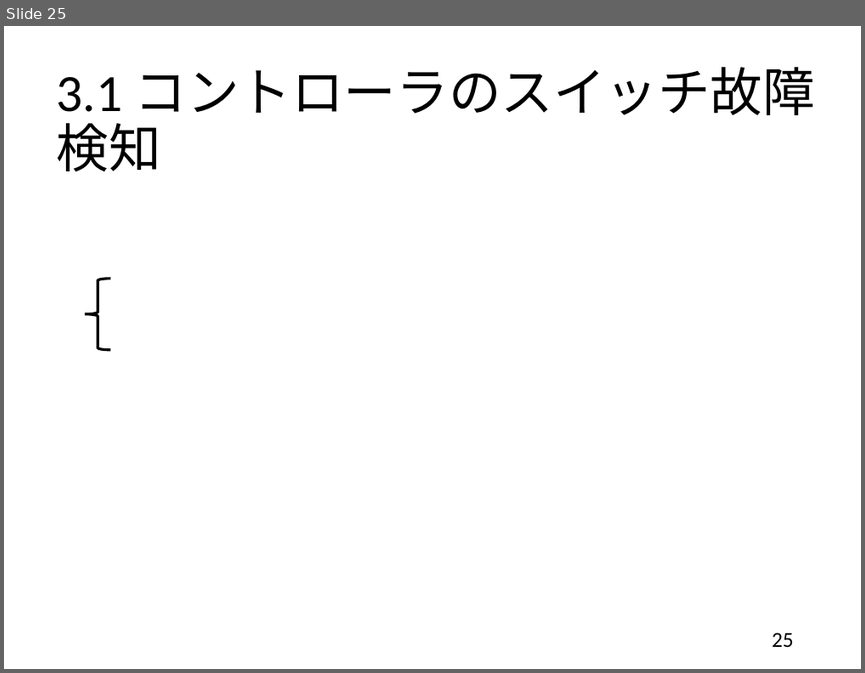
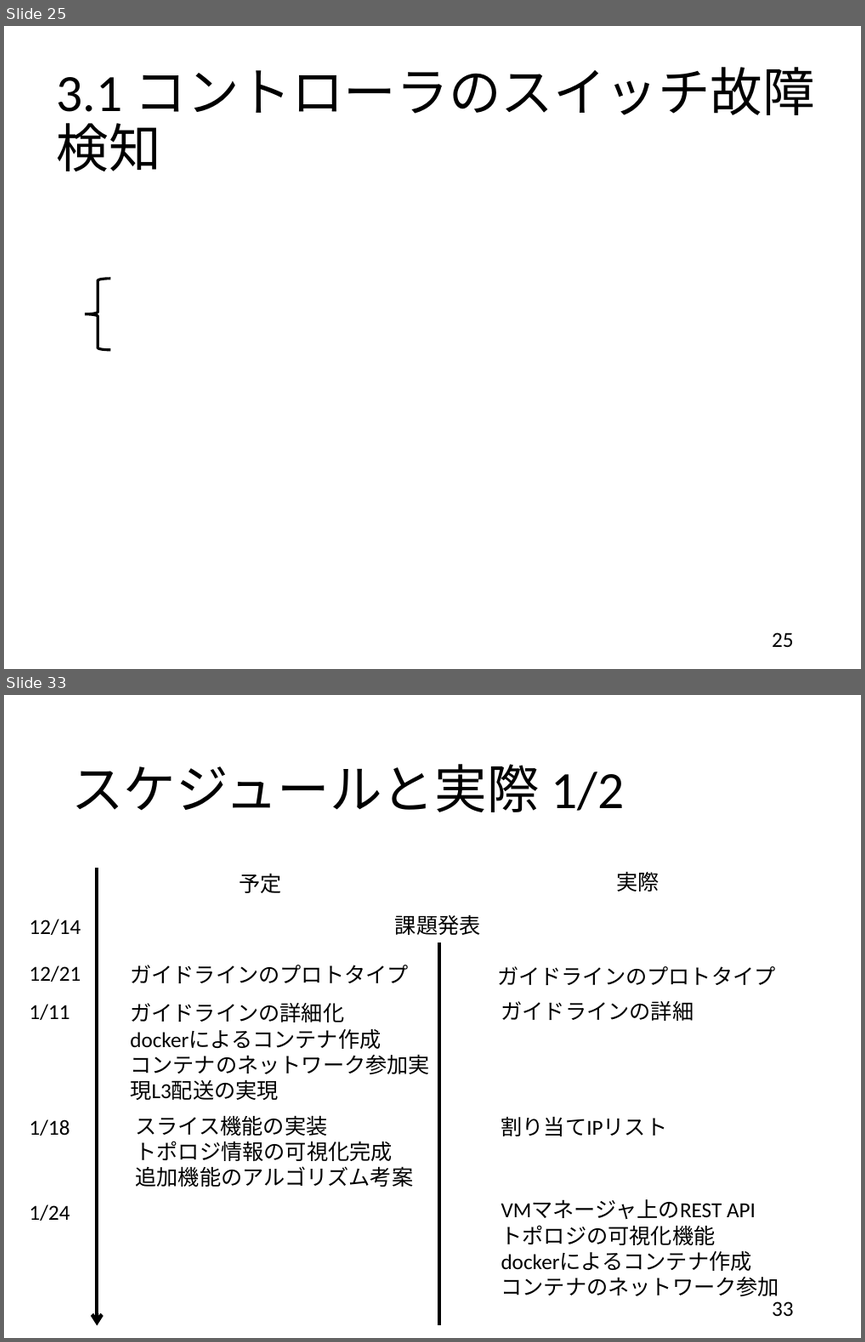
Before and after one commit to handai-trema/IaaS-amn, a slide deck: report_slide.pptx. Shown one above the other, each under a label of ours: slide 25 before the commit, slides 25 and 33 after it; the slides between them are not shown. The pictures are 865x673 and 865x1342 pixels, drawn with LibreOffice and Linux fonts; fonts in the diff are those of the drawing; grey boxes stand for pictures. Boxes give left, top, right and bottom in pixels: in the first picture for what was removed or moved away, otherwise in the second. Text is boxed around its words. In the diff, an @@ line names an element or a change of style, - is before the commit and + after.

```diff
--- a/report_slide.pptx
+++ b/report_slide.pptx
@@ slide 33 added at [4,695,861,1338], background #FFFFFF @@
@@ title added at [71,764,624,812], 44 pt, text #000000 @@
+スケジュールと実際 1/2
@@ arrow added from (97, 868) to (97, 1326), #000000 3 pt @@
@@ text added at [239,873,281,893], 18 pt, text #000000 @@
+予定
@@ text added at [616,871,658,891], 18 pt, text #000000 @@
+実際
@@ text added at [30,919,81,935], 18 pt, text #000000 @@
+12/14
@@ text added at [395,914,481,935], 18 pt, text #000000 @@
+課題発表
@@ line added from (439, 942) to (439, 1326), #000000 3 pt @@
@@ text added at [30,965,81,981], 18 pt, text #000000 @@
+12/21
@@ text added at [130,964,409,983], 18 pt, text #000000 @@
+ガイドラインのプロトタイプ
@@ text added at [497,966,776,985], 18 pt, text #000000 @@
+ガイドラインのプロトタイプ
@@ text added at [30,1004,70,1020], 18 pt, text #000000 @@
+1/11
@@ text added at [130,1003,430,1100], 18 pt, text #000000 @@
+ガイドラインの詳細化
+dockerによるコンテナ作成
+コンテナのネットワーク参加実現L3配送の実現
@@ text added at [501,1001,694,1021], 18 pt, text #000000 @@
+ガイドラインの詳細
@@ text added at [30,1119,70,1135], 18 pt, text #000000 @@
+1/18
@@ text added at [135,1115,413,1186], 18 pt, text #000000 @@
+スライス機能の実装
+トポロジ情報の可視化完成
+追加機能のアルゴリズム考案
@@ text added at [501,1116,668,1136], 18 pt, text #000000 @@
+割り当てIPリスト
@@ text added at [30,1204,70,1220], 18 pt, text #000000 @@
+1/24
@@ text added at [501,1200,780,1296], 18 pt, text #000000 @@
+VMマネージャ上のREST API
+トポロジの可視化機能
+dockerによるコンテナ作成
+コンテナのネットワーク参加
@@ page number added at [772,1301,794,1315], 18 pt, text #000000 @@
+33
```
Also in this commit, not shown: 22 slides changed, 6 other slides added, 5 slides removed.
